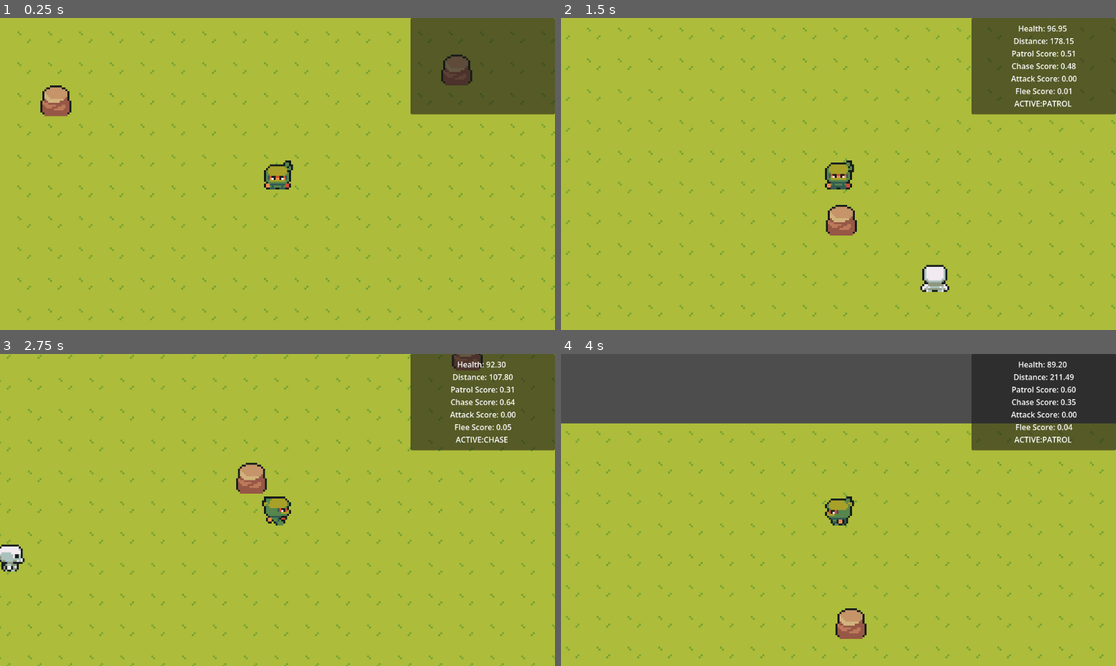
Above: before the commit, frames 1-4 (two rows, left to right).
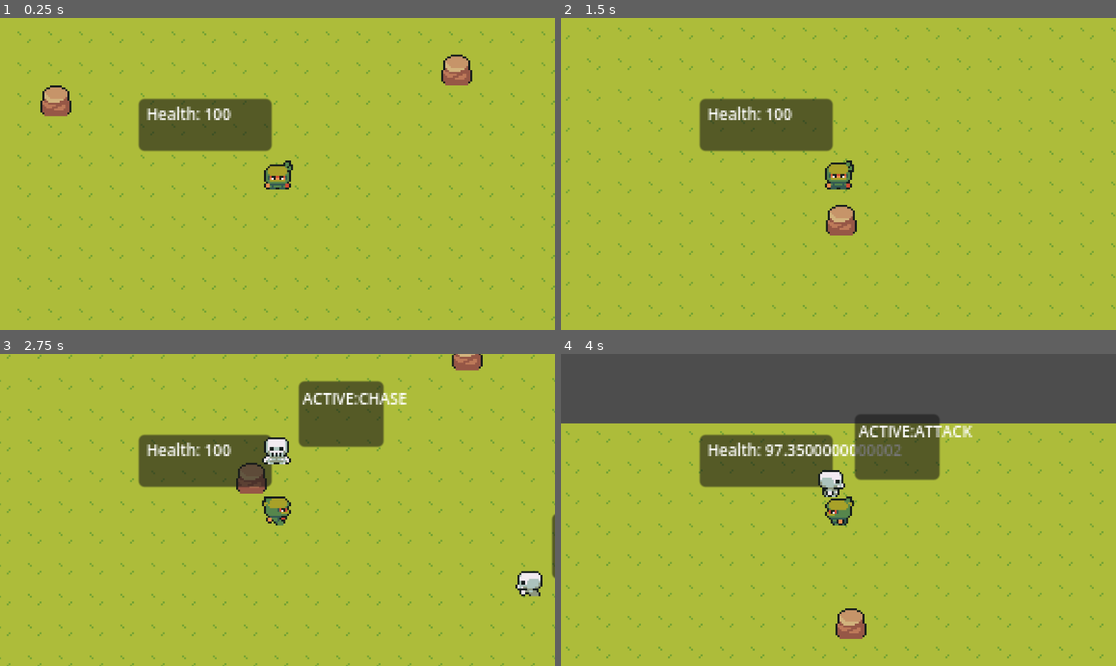
Above: after the commit, the same moments.

Repository: pinkCastle2204/sentient-shadow
Game: Godot game, scene res://scenes/main.tscn
Two runs of this game, one before a commit and one after it. Both use one fixed random seed, a clock stepped at 60 frames per second and the inputs below.
Inputs:
- Up to frame 1 (0.25 s): no input
- Up to frame 2 (1.5 s): tap Enter at 0.5 s; hold Right (walk_right) 0.53-1.28 s; hold Down (walk_down) from 1.28 s (still down)
- Up to frame 3 (2.75 s): release Down (walk_down) at 2.03 s; hold Right (walk_right) from 2.03 s (still down)
- Up to frame 4 (4 s): release Right (walk_right) at 2.78 s; hold Up (walk_up) 2.78-3.53 s; hold Left (walk_left) from 3.53 s (still down)

The runs differ from the first frame. In frame 1, 12% of the frame differs, in the area x 24-100%, y 0-43%; in frame 2, 13%; in frame 3, 16%, in the area x 0-100%, y 0-78%; in frame 4, 16%.

Commit message:
Bug:Error in adding files on git

Diff:
--- a/utility-ai-demo/project.godot
+++ b/utility-ai-demo/project.godot
@@ -12,7 +12,7 @@
 
 config/name="utility_ai_demo"
 run/main_scene="uid://ds7qv3jc168ti"
-config/features=PackedStringArray("4.6", "Forward Plus")
+config/features=PackedStringArray("4.7", "Forward Plus")
 config/icon="res://icon.svg"
 
 [dotnet]
--- a/utility-ai-demo/scenes/enemy.tscn
+++ b/utility-ai-demo/scenes/enemy.tscn
@@ -82,7 +82,7 @@
 "duration": 1.0,
 "texture": SubResource("AtlasTexture_c4w8v")
 }],
-"loop": true,
+"loop": 1,
 "name": &"e_walk_down",
 "speed": 5.0
 }, {
@@ -99,7 +99,7 @@
 "duration": 1.0,
 "texture": SubResource("AtlasTexture_ipns3")
 }],
-"loop": true,
+"loop": 1,
 "name": &"e_walk_left",
 "speed": 5.0
 }, {
@@ -116,7 +116,7 @@
 "duration": 1.0,
 "texture": SubResource("AtlasTexture_wtq4b")
 }],
-"loop": true,
+"loop": 1,
 "name": &"e_walk_right",
 "speed": 5.0
 }, {
@@ -133,7 +133,7 @@
 "duration": 1.0,
 "texture": SubResource("AtlasTexture_shcg2")
 }],
-"loop": true,
+"loop": 1,
 "name": &"e_walk_up",
 "speed": 5.0
 }]
@@ -145,7 +145,7 @@
 
 [node name="AnimatedSprite2D" type="AnimatedSprite2D" parent="." unique_id=2146905333]
 sprite_frames = SubResource("SpriteFrames_ile5s")
-animation = &"e_walk_up"
+animation = &"e_walk_down"
 
 [node name="CollisionShape2D" type="CollisionShape2D" parent="." unique_id=1867856042]
 position = Vector2(1, 1)
@@ -153,3 +153,17 @@
 
 [node name="UtilityBrain" type="Node" parent="." unique_id=2010330746]
 script = ExtResource("2_md0e3")
+
+[node name="Panel" type="Panel" parent="." unique_id=259865620]
+offset_left = 12.0
+offset_top = -35.0
+offset_right = 56.0
+offset_bottom = -1.0
+
+[node name="Label" type="Label" parent="Panel" unique_id=1750680446]
+layout_mode = 0
+offset_left = 2.0
+offset_top = 3.0
+offset_right = 40.0
+offset_bottom = 31.0
+theme_override_font_sizes/font_size = 8
--- a/utility-ai-demo/scenes/main.tscn
+++ b/utility-ai-demo/scenes/main.tscn
@@ -948,27 +948,21 @@
 script = ExtResource("4_jyhfs")
 
 [node name="enemy" parent="." unique_id=688529733 instance=ExtResource("5_tefeu")]
-position = Vector2(610, 322)
+position = Vector2(985, 482)
 script = ExtResource("6_o6xl0")
 
-[node name="CanvasLayer" type="CanvasLayer" parent="." unique_id=1533570305]
-
-[node name="Panel" type="Panel" parent="CanvasLayer" unique_id=1562680967]
-anchors_preset = 1
-anchor_left = 1.0
-anchor_right = 1.0
-offset_left = -300.0
-offset_bottom = 200.0
-grow_horizontal = 0
-
-[node name="Label" type="Label" parent="CanvasLayer/Panel" unique_id=1540948886]
-layout_mode = 1
-anchors_preset = 15
-anchor_right = 1.0
-anchor_bottom = 1.0
-offset_right = -3.0
-offset_bottom = -1.0
-grow_horizontal = 2
-grow_vertical = 2
-horizontal_alignment = 1
-vertical_alignment = 1
+[node name="enemy2" parent="." unique_id=1295881541 instance=ExtResource("5_tefeu")]
+position = Vector2(152, 492)
+script = ExtResource("6_o6xl0")
+
+[node name="enemy3" parent="." unique_id=80050460 instance=ExtResource("5_tefeu")]
+position = Vector2(943, 295)
+script = ExtResource("6_o6xl0")
+
+[node name="enemy4" parent="." unique_id=783840849 instance=ExtResource("5_tefeu")]
+position = Vector2(806, 176)
+script = ExtResource("6_o6xl0")
+
+[node name="enemy5" parent="." unique_id=1265768943 instance=ExtResource("5_tefeu")]
+position = Vector2(606, 572)
+script = ExtResource("6_o6xl0")
--- a/utility-ai-demo/scenes/player.tscn
+++ b/utility-ai-demo/scenes/player.tscn
@@ -1,7 +1,7 @@
 [gd_scene format=3 uid="uid://dkdan1p00jaem"]
 
-[ext_resource type="Texture2D" uid="uid://c3pkuytbnplp5" path="res://assets/Separate/Idle.png" id="1_g2els"]
-[ext_resource type="Texture2D" uid="uid://cvhukq5vxx4d5" path="res://assets/Separate/Walk.png" id="2_qhqgy"]
+[ext_resource type="Texture2D" uid="uid://c3pkuytbnplp5" path="res://assets/hero/Idle.png" id="1_g2els"]
+[ext_resource type="Texture2D" uid="uid://cvhukq5vxx4d5" path="res://assets/hero/Walk.png" id="2_qhqgy"]
 
 [sub_resource type="AtlasTexture" id="AtlasTexture_dqkch"]
 atlas = ExtResource("1_g2els")
@@ -146,7 +146,7 @@
 "duration": 1.0,
 "texture": SubResource("AtlasTexture_fjrip")
 }],
-"loop": true,
+"loop": 1,
 "name": &"idle_down",
 "speed": 5.0
 }, {
@@ -163,7 +163,7 @@
 "duration": 1.0,
 "texture": SubResource("AtlasTexture_d2wvv")
 }],
-"loop": true,
+"loop": 1,
 "name": &"idle_left",
 "speed": 5.0
 }, {
@@ -180,7 +180,7 @@
 "duration": 1.0,
 "texture": SubResource("AtlasTexture_oprun")
 }],
-"loop": true,
+"loop": 1,
 "name": &"idle_right",
 "speed": 5.0
 }, {
@@ -197,7 +197,7 @@
 "duration": 1.0,
 "texture": SubResource("AtlasTexture_4r5pv")
 }],
-"loop": true,
+"loop": 1,
 "name": &"idle_up",
 "speed": 5.0
 }, {
@@ -214,7 +214,7 @@
 "duration": 1.0,
 "texture": SubResource("AtlasTexture_4ni07")
 }],
-"loop": true,
+"loop": 1,
 "name": &"walk_down",
 "speed": 5.0
 }, {
@@ -231,7 +231,7 @@
 "duration": 1.0,
 "texture": SubResource("AtlasTexture_31cv2")
 }],
-"loop": true,
+"loop": 1,
 "name": &"walk_left",
 "speed": 5.0
 }, {
@@ -248,7 +248,7 @@
 "duration": 1.0,
 "texture": SubResource("AtlasTexture_wnwbv")
 }],
-"loop": true,
+"loop": 1,
 "name": &"walk_right",
 "speed": 5.0
 }, {
@@ -265,7 +265,7 @@
 "duration": 1.0,
 "texture": SubResource("AtlasTexture_bj30b")
 }],
-"loop": true,
+"loop": 1,
 "name": &"walk_up",
 "speed": 5.0
 }]
@@ -287,3 +287,43 @@
 
 [node name="Camera2D" type="Camera2D" parent="." unique_id=97114888]
 zoom = Vector2(4, 4)
+
+[node name="PanelContainer" type="PanelContainer" parent="Camera2D" unique_id=2083717368]
+visible = false
+offset_left = -152.0
+offset_top = -88.0
+offset_right = 155.0
+offset_bottom = 90.0
+
+[node name="Panel" type="Panel" parent="Camera2D/PanelContainer" unique_id=621433728]
+layout_mode = 2
+
+[node name="Label" type="Label" parent="Camera2D/PanelContainer/Panel" unique_id=1068682471]
+layout_mode = 0
+offset_left = 16.0
+offset_top = 10.0
+offset_right = 265.0
+offset_bottom = 75.0
+theme_override_font_sizes/font_size = 33
+
+[node name="Button" type="Button" parent="Camera2D/PanelContainer/Panel" unique_id=1743822568]
+layout_mode = 0
+offset_left = 76.0
+offset_top = 98.0
+offset_right = 211.0
+offset_bottom = 153.0
+text = "Restart"
+
+[node name="Panel2" type="Panel" parent="." unique_id=1237701730]
+offset_left = -72.0
+offset_top = -39.0
+offset_right = -3.0
+offset_bottom = -12.0
+
+[node name="Label" type="Label" parent="Panel2" unique_id=1186711470]
+layout_mode = 0
+offset_left = 4.0
+offset_top = 2.0
+offset_right = 67.0
+offset_bottom = 25.0
+theme_override_font_sizes/font_size = 8
--- a/utility-ai-demo/scripts/enemy.gd
+++ b/utility-ai-demo/scripts/enemy.gd
@@ -5,12 +5,26 @@
 @onready var ai=$UtilityBrain
 var maxhealth=100.0
 var health=100.0
+const gravity = 9.81
+@onready var label: Label = $Panel/Label
+
+@onready var panel: Panel = $Panel
+@onready var panel_container: PanelContainer = $player/Camera2D/PanelContainer
+@onready var label3: Label = $player/Camera2D/PanelContainer/Panel/Label
+
+
 
 func _physics_process(delta):
 	if Time.get_ticks_msec() > 3000:
 		if health>0:
 			health-=3*delta
 			health=clamp(health,0.0,maxhealth)
+		if health == 0:
+			label.text = "The enemy is dead"
+			enemy.visible = false
+			label.visible = false
+			panel.visible = true
+			label3.text = "You won Congratulations"
 
 	match ai.curr:
 		"patrol":
@@ -21,6 +35,7 @@
 			chase()
 		"attack":
 			attack()
+			player.player_health -= 3*delta;
 	move_and_slide()
 
 
@@ -53,4 +68,5 @@
 
 func attack():
 	velocity=Vector2.ZERO
+
 	enemy.stop()
--- a/utility-ai-demo/scripts/player.gd
+++ b/utility-ai-demo/scripts/player.gd
@@ -2,12 +2,26 @@
 @export var speed =250.0
 @onready var sprite = $AnimatedSprite2D
 var last_dir="down"
+@export var player_health = 100
+@onready var label2: Label = $Panel2/Label
+@onready var label3: Label = $Camera2D/PanelContainer/Panel/Label
+@onready var panel_container: PanelContainer = $Camera2D/PanelContainer
 
-func _physics_process(delta: float):
+
+
+
+
+func _physics_process(_delta: float):
 	var direction = Input.get_vector("walk_left","walk_right","walk_up","walk_down")
 	velocity=direction*speed
 	animate(direction)
 	move_and_slide()
+	label2.text = "Health: " + str(player_health)
+	if player_health <= 0:
+		sprite.visible = false
+		label2.visible = false
+		panel_container.visible = true
+		label3.text = "You died "
 
 func animate(direction):
 	if direction==Vector2.ZERO:
--- a/utility-ai-demo/scripts/utility_brain.gd
+++ b/utility-ai-demo/scripts/utility_brain.gd
@@ -12,9 +12,13 @@
 @export var detect_range=350.0
 
 @onready var enemy=$".."
-@onready var player=$"../../player"
+@onready var player: CharacterBody2D = $"../../player"
 
-@onready var label =$"../../CanvasLayer/Panel/Label"
+
+@onready var label: Label = $"../Panel/Label"
+
+
+
 
 func _physics_process(delta):
 	timer+=delta
@@ -67,14 +71,14 @@
 		Action.Flee:
 			curr="flee"
 
-
-	label.text="Health: %.2f\n" %enemy.health
-	label.text+=" Distance: %.2f\n" %distance
-	label.text+=" Patrol Score: %.2f\n" %patrol_score
-	label.text+=" Chase Score: %.2f\n" %chase_score
-	label.text+=" Attack Score: %.2f\n" %attack_score
-	label.text+=" Flee Score: %.2f\n" %flee_score
-	label.text+="ACTIVE:" + curr.to_upper()
+	if enemy.health != 0:
+		#label.text="Health: %.2f\n" %enemy.health
+		#label.text+=" Distance: %.2f\n" %distance
+		#label.text+=" Patrol Score: %.2f\n" %patrol_score
+		#label.text+=" Chase Score: %.2f\n" %chase_score
+		#label.text+=" Attack Score: %.2f\n" %attack_score
+		#label.text+=" Flee Score: %.2f\n" %flee_score
+		label.text ="ACTIVE:" + curr.to_upper()
 
 	#print("Distance:",distance)
 	#print("Patrol score:",patrol_score)
